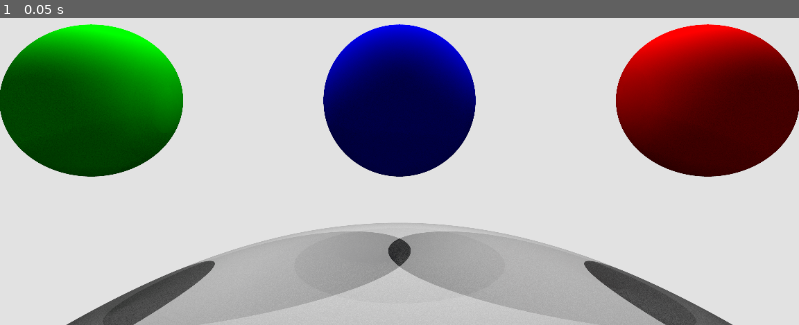
Above: before the commit, frame 1.
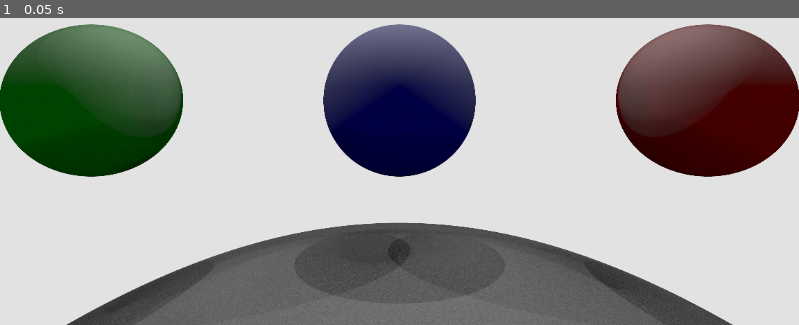
Above: after the commit, the same moment.

Repository: Robert-W-Ward/godot-path-tracer
Game: Godot game, scene res://main.tscn
The game is run twice, just before and just after one commit, with the same random seed, the same clock (stepped at 60 frames per second) and the same inputs.
Inputs:
- Up to frame 1 (0.05 s): no input

The runs differ from the first frame. In frame 1, 28% of the frame differs, in the area x 0-100%, y 1-100%.

Commit message:
added Phong specular highlights

Diff:
--- a/pathtracer.gdshader
+++ b/pathtracer.gdshader
@@ -25,6 +25,8 @@
 	float metallic;
 	float ior;
 	vec4 color;
+	vec4 specular; // for Phong specular xyz: color w: intensity
+	float shininess; // for Phon specular
 };
 
 struct PointLight{
@@ -32,15 +34,15 @@
 	vec4 color; //xyz color, w for intensity
 };
 const PointLight PointLights[3]  = PointLight[](
-	PointLight(vec3(0.0,-3.0,0.0),vec4(1.0,1.0,1.0,3.0)),
-	PointLight(vec3(-2.0,-3.0,0.0),vec4(1.0,1.0,1.0,30.0)),
-	PointLight(vec3(2.0,-3.0,0.0),vec4(1.0,1.0,1.0,30.0))
+	PointLight(vec3(0.0,-3.0,0.0),vec4(1.0,1.0,1.0,1.0)),
+	PointLight(vec3(-2.0,-3.0,0.0),vec4(1.0,1.0,1.0,1.0)),
+	PointLight(vec3(2.0,-3.0,0.0),vec4(1.0,1.0,1.0,1.0))
 );
 const Material materials[4] = Material[](
-	Material(1,1,0.5,1.0,0.0,vec4(1.0,1.0,1.0,1.0)),// White lambertian material
-	Material(0,0,0.0,0.0,0.0,vec4(0.0,1.0,0.0,1.0)),// Green lambertian material
-	Material(1,1,0.5,1.0,0.0,vec4(0.0,0.0,1.0,1.0)),// Blue Metallic material
-	Material(2,2,0.1,0.0,1.5,vec4(1.0,0.0,0.0,1.0)) // Red Dielectric material
+	Material(1,1,0.5,1.0,0.0,vec4(1.0,1.0,1.0,1.0),vec4(1.0,1.0,1.0,1.0),.2),// White lambertian material
+	Material(0,0,0.0,0.0,0.0,vec4(0.0,1.0,0.0,1.0),vec4(1.0,1.0,1.0,1.0),.2),// Green lambertian material
+	Material(1,1,0.5,1.0,0.0,vec4(0.0,0.0,1.0,1.0),vec4(1.0,1.0,1.0,1.0),.2),// Blue Metallic material
+	Material(2,2,0.1,0.0,1.5,vec4(1.0,0.0,0.0,1.0),vec4(1.0,1.0,1.0,1.0),.2) // Red Dielectric material
 );
 
 const Sphere spheres[4] = Sphere[](
@@ -129,7 +131,12 @@
 	float LoN = dot(L,N) ;
 	return LoN * color * intensity/ PI;
 }
-vec3 CalculateDirectLighting(vec3 P, vec3 N,Material mat){
+vec3 PhongSpecularReflectanceBRDF(vec3 L, vec3 N, vec3 V, vec3 specularColor, float shininess, float intensity){
+	vec3 R = reflect(-L,N);
+	float specularAngle = max(dot(V,R),0.0);
+	return specularColor * intensity * pow(specularAngle,shininess);
+}
+vec3 CalculateDirectLighting(vec3 P, vec3 N,vec3 V,Material mat){
 	vec3 dirLight = vec3(0.0);
 	for(int i = 0; i< PointLights.length(); ++i){
 		PointLight light = PointLights[i];
@@ -148,7 +155,9 @@
 		}
 
 		float NoL = max(dot(N,L),0.0);
-		vec3 BRDF = LambertianReflectanceBRDF(L,N,mat.color.rgb,1.0);
+		vec3 diffuse = LambertianReflectanceBRDF(L,N,mat.color.rgb,1.0);
+		vec3 specular = PhongSpecularReflectanceBRDF(L,N,V,mat.specular.rgb,mat.shininess,mat.specular.w);
+		vec3 BRDF = diffuse + specular;
 		dirLight += light.color.w * BRDF * NoL * attenuation;
 	}
 	return dirLight;
@@ -161,13 +170,14 @@
 		Hit hit;
 		// Find nearest object
 		RayIntersect(ray,hit);
+		// Don't hit return background
 		if(hit.dist<= 0.0)
 			return radiance + throughput * BACKGROUND;
-		// if we hit something determine its material
-		Material mat = materials[hit.materialId];
+		// if hit something get its material
 		if(hit.dist>0.0){
+			Material mat = materials[hit.materialId];
 			vec3 N = normalize(hit.normal);
-			vec3 directLight = CalculateDirectLighting(hit.point,N,mat);
+			vec3 directLight = CalculateDirectLighting(hit.point,N,-ray.direction,mat);
 			radiance += throughput * directLight;
 
 			// Importance sampling using Cosine weighted sampling of the hemisphere
@@ -184,8 +194,6 @@
 			//  update ray origin and direction for continuation along path
 			ray.origin = hit.point + N * 0.001;
 			ray.direction = L;
-		}else{
-			radiance += throughput * BACKGROUND; break;
 		}
 	}
 	return radiance;
